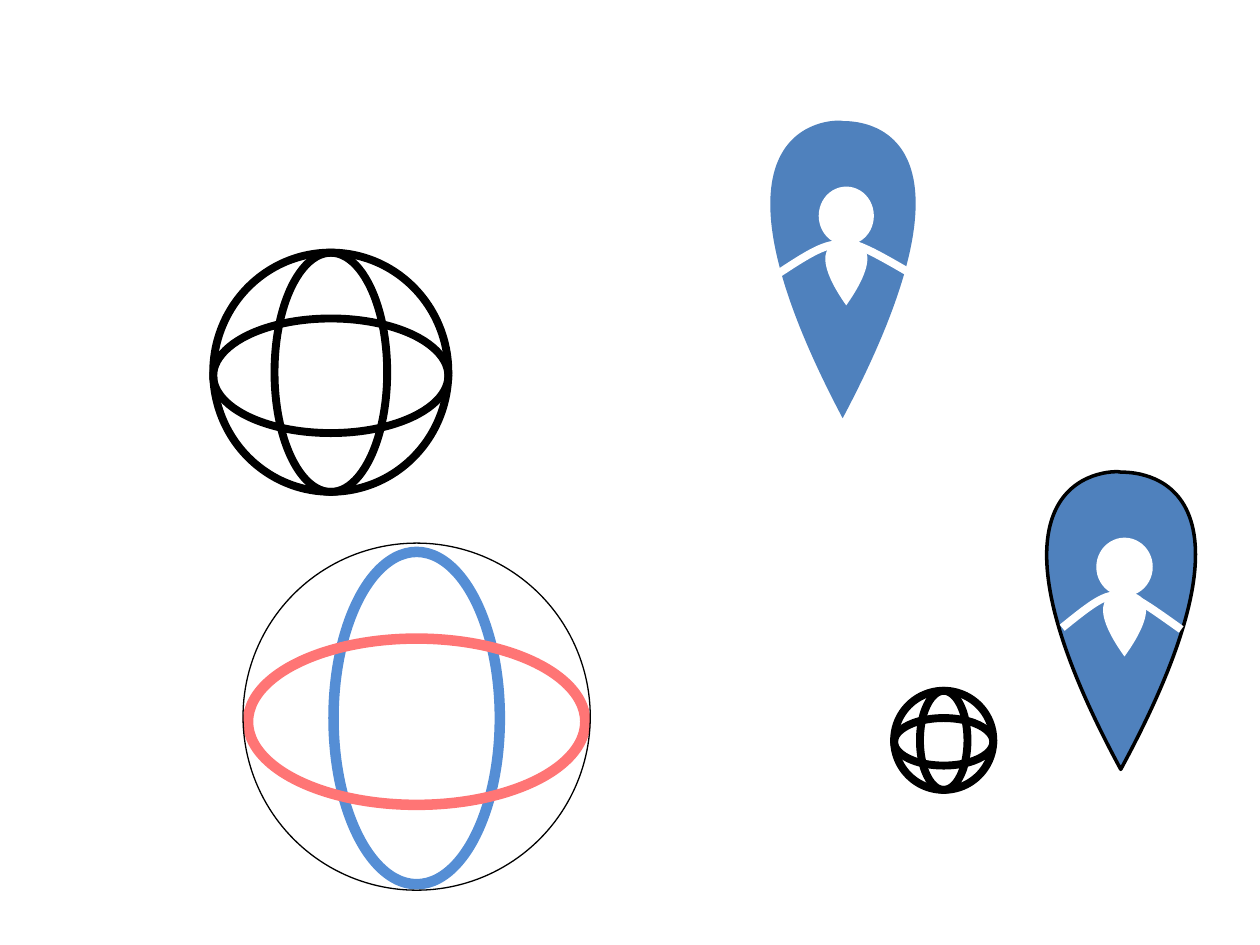
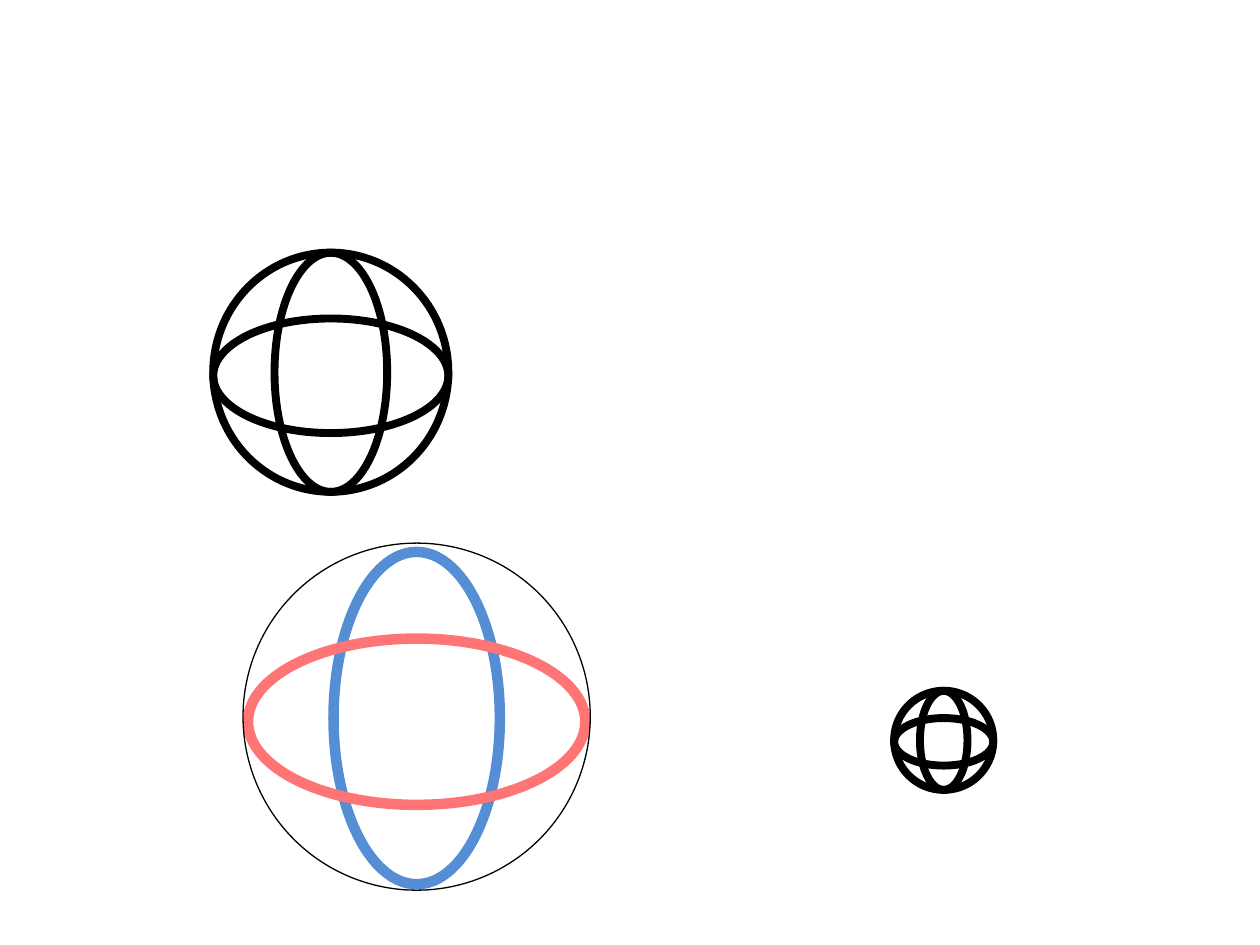
Before and after one commit to paserv/OMSC, a slide deck: slide 2 of OneMillionSC/res/ico.pptx (slide 1 before the commit). Drawn at 1260x945 pixels with LibreOffice and Linux fonts; fonts in the diff are those of the drawing. Boxes give left, top, right and bottom in pixels: in the first picture for what was removed or moved away, otherwise in the second. Text is boxed around its words. In the diff, an @@ line names an element or a change of style, - is before the commit and + after.

```diff
--- a/OneMillionSC/res/ico.pptx
+++ b/OneMillionSC/res/ico.pptx
@@ group removed at (770,121,919,418): 3 freeform shapes, 1 ellipse @@
@@ group removed at (1047,471,1196,769): 3 freeform shapes, 1 ellipse @@
```
Also in this commit, not shown: 1 slide added, 2 other files.
